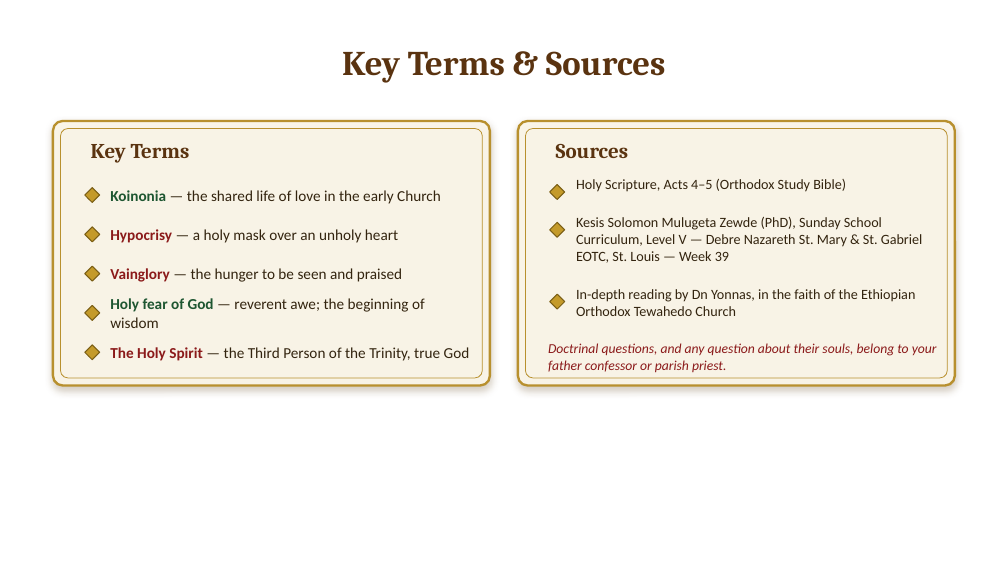
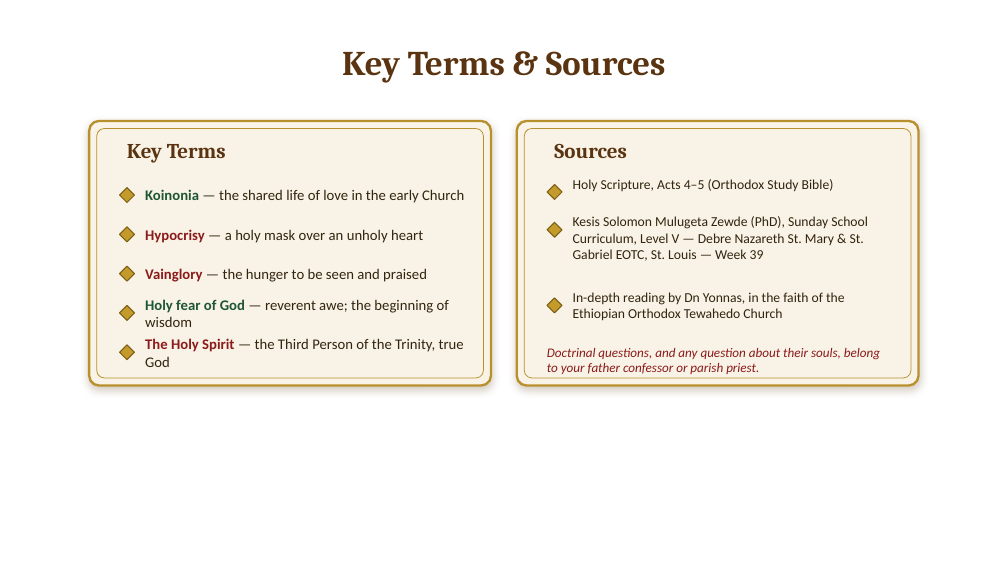
Before and after one commit to kidtechera369-beep/stleotc-theology, a slide deck: slide 17 of downloads/Ananias_and_Sapphira_Lesson_Slides.pptx. Drawn at 1008x567 pixels with LibreOffice and Linux fonts; fonts in the diff are those of the drawing; background and template pictures are left out. Boxes give left, top, right and bottom in pixels: in the first picture for what was removed or moved away, otherwise in the second. Text is boxed around its words. In the diff, an @@ line names an element or a change of style, - is before the commit and + after.

```diff
--- a/downloads/Ananias_and_Sapphira_Lesson_Slides.pptx
+++ b/downloads/Ananias_and_Sapphira_Lesson_Slides.pptx
@@ rounded rectangle: place and size @@
-rounded rectangle at bbox=[53, 121, 490, 386]
+rounded rectangle at bbox=[89, 121, 492, 386]
@@ rounded rectangle: place and size @@
-rounded rectangle at bbox=[60, 129, 482, 378]
+rounded rectangle at bbox=[97, 129, 484, 378]
@@ text "Key Terms": place and size @@
-text "Key Terms" at bbox=[91, 144, 190, 163]
+text "Key Terms" at bbox=[127, 144, 226, 163]
@@ rounded rectangle: place and size @@
-rounded rectangle at bbox=[518, 121, 955, 386]
+rounded rectangle at bbox=[516, 121, 919, 386]
@@ rounded rectangle: place and size @@
-rounded rectangle at bbox=[526, 129, 948, 378]
+rounded rectangle at bbox=[524, 129, 911, 378]
@@ text "Koinonia — the shared life ...": place and size @@
-text "Koinonia — the shared life ..." at bbox=[110, 190, 441, 204]
+text "Koinonia — the shared life ..." at bbox=[145, 189, 464, 203]
@@ text "Hypocrisy — a holy mask ...": place and size @@
-text "Hypocrisy — a holy mask ..." at bbox=[110, 229, 398, 243]
+text "Hypocrisy — a holy mask ..." at bbox=[145, 229, 423, 243]
@@ text "Vainglory — the hunger to ...": place and size @@
-text "Vainglory — the hunger to ..." at bbox=[110, 268, 402, 282]
+text "Vainglory — the hunger to ..." at bbox=[145, 268, 427, 282]
@@ text "Holy fear of God — ...": place and size @@
-text "Holy fear of God — ..." at bbox=[110, 298, 425, 328]
+text "Holy fear of God — ..." at bbox=[145, 299, 449, 327]
@@ rectangle: place and size @@
-rectangle at bbox=[550, 294, 565, 309]
+rectangle at bbox=[547, 298, 562, 313]
@@ size 13.5 to 13 pt in 3 elements at bbox=[573, 179, 834, 191], bbox=[573, 216, 868, 261], bbox=[573, 292, 844, 321] @@
@@ 5 rectangles: place and size @@
-5 rectangles at bbox=[85, 188, 100, 360]
+5 rectangles at bbox=[120, 188, 135, 360]
@@ size 14.5 to 14 pt in 5 elements at bbox=[145, 189, 464, 203], bbox=[145, 229, 423, 243], bbox=[145, 268, 427, 282], bbox=[145, 299, 449, 327], bbox=[145, 338, 464, 367] @@
@@ text "The Holy Spirit — the ...": place and size @@
-text "The Holy Spirit — the ..." at bbox=[110, 347, 470, 361]
+text "The Holy Spirit — the ..." at bbox=[145, 338, 464, 367]
@@ text "Doctrinal questions, and any question ..." at bbox=[547, 348, 880, 374]: size 13 to 12.5 pt @@
```
Also in this commit, not shown: 16 other slides changed, 2 other files.
